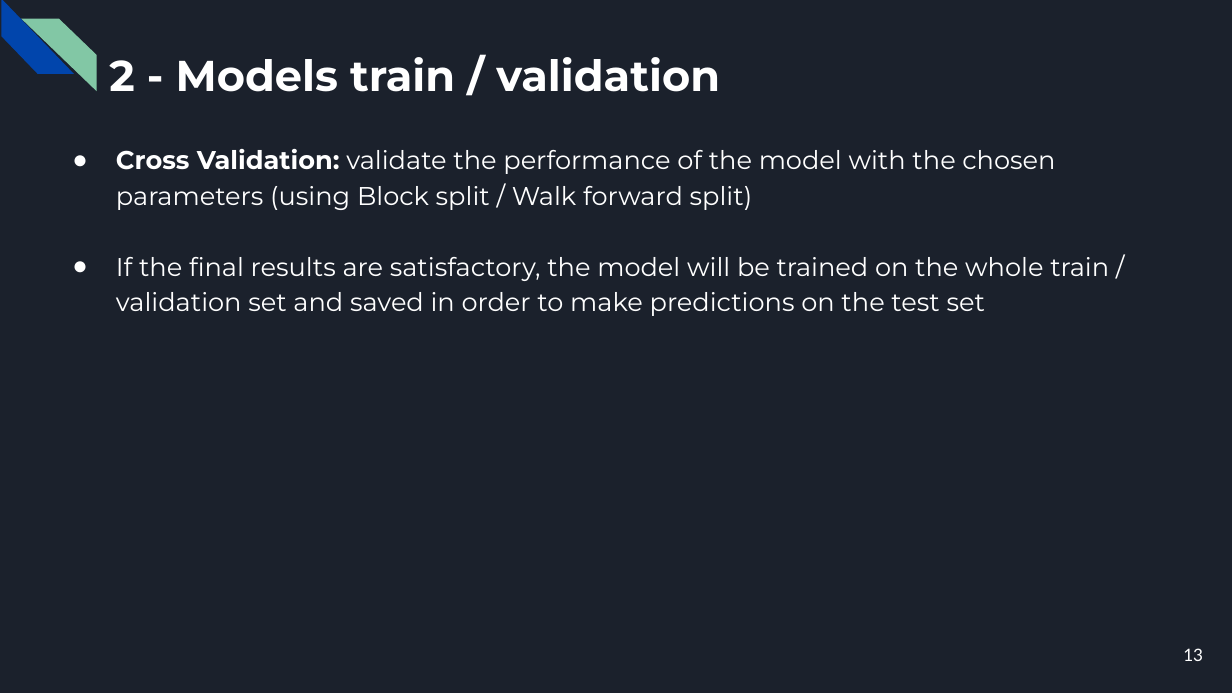
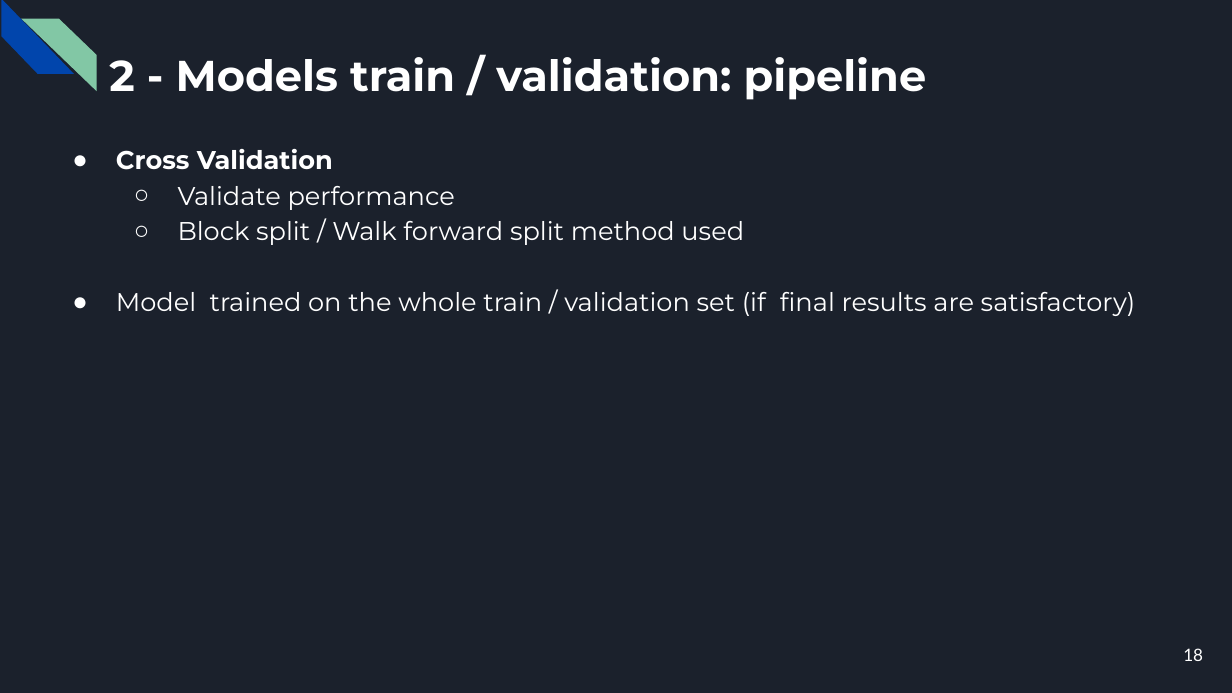
Before and after one commit to CorsiDanilo/bitcoin-price-prediction-with-pyspark, a slide deck: slide 18 of presentation/presentation.pptx (slide 13 before the commit). Drawn at 1232x693 pixels with LibreOffice and Linux fonts; fonts in the diff are those of the drawing. Boxes give left, top, right and bottom in pixels: in the first picture for what was removed or moved away, otherwise in the second. Text is boxed around its words. In the diff, an @@ line names an element or a change of style, - is before the commit and + after.

```diff
--- a/presentation/presentation.pptx
+++ b/presentation/presentation.pptx
@@ title at bbox=[109, 57, 927, 100]: text changed @@
-2 - Models train / validation
+2 - Models train / validation: pipeline
@@ text at bbox=[116, 149, 1136, 316]: text changed @@
-● Cross Validation: validate the performance of the model with the chosen parameters (using Block split / Walk forward split)
-● If the final results are satisfactory, the model will be trained on the whole train / validation set and saved in order to make predictions on the test set
+● Cross Validation
+  ○ Validate performance
+  ○ Block split / Walk forward split method used
+● Model trained on the whole train / validation set (if final results are satisfactory)
@@ page number at bbox=[1183, 648, 1203, 661]: text changed @@
-13
+18
```
Also in this commit, not shown: 13 other slides changed, 5 slides added.
